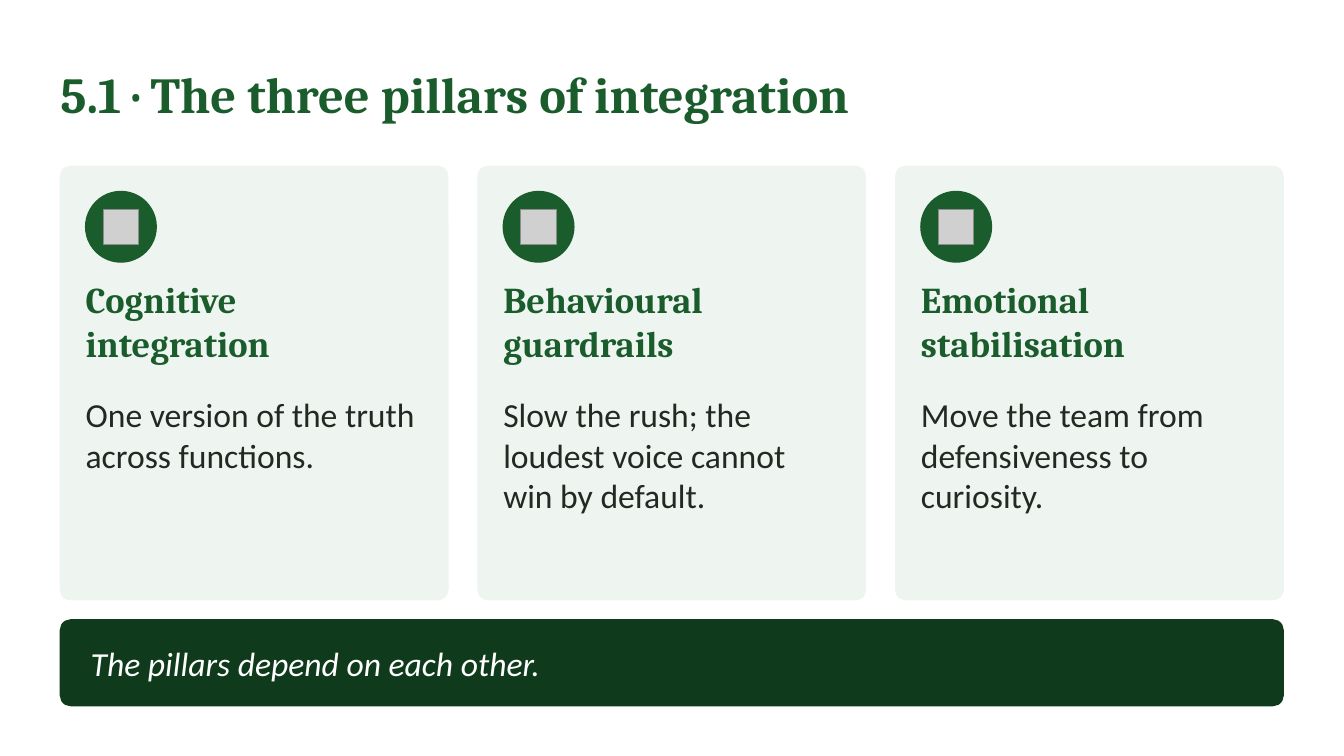
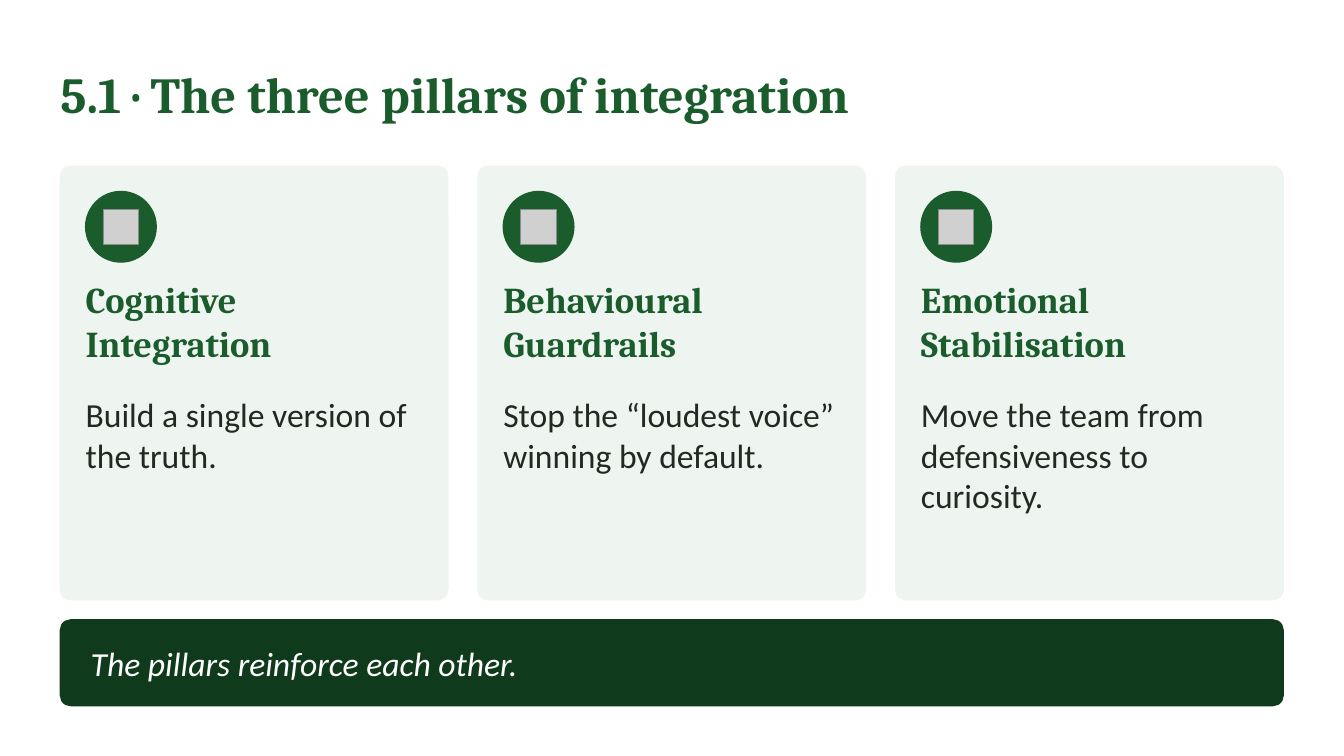
Before and after one commit to IBSL26/ibsl-platform, a slide deck: slide 29 of Unit decks/Unit 01 - Behavioural Strategy Fundamentals.pptx (slide 28 before the commit). Drawn at 1344x756 pixels with LibreOffice and Linux fonts; fonts in the diff are those of the drawing; grey boxes stand for pictures. Boxes give left, top, right and bottom in pixels: in the first picture for what was removed or moved away, otherwise in the second. Text is boxed around its words. In the diff, an @@ line names an element or a change of style, - is before the commit and + after.

```diff
--- a/Unit decks/Unit 01 - Behavioural Strategy Fundamentals.pptx
+++ b/Unit decks/Unit 01 - Behavioural Strategy Fundamentals.pptx
@@ text at box(86, 288, 272, 365): text changed @@
-Cognitive integration
+Cognitive Integration
@@ text at box(503, 287, 702, 358): text changed @@
-Behavioural guardrails
+Behavioural Guardrails
@@ text at box(921, 287, 1126, 358): text changed @@
-Emotional stabilisation
+Emotional Stabilisation
@@ text at box(86, 403, 407, 469): text changed @@
-One version of the truth across functions.
+Build a single version of the truth.
@@ text at box(503, 403, 834, 474): text changed @@
-Slow the rush; the loudest voice cannot win by default.
+Stop the “loudest voice” winning by default.
@@ text at box(91, 652, 517, 682): text changed @@
-The pillars depend on each other.
+The pillars reinforce each other.
```
Also in this commit, not shown: 29 other slides changed, 5 slides added, 4 other files.
